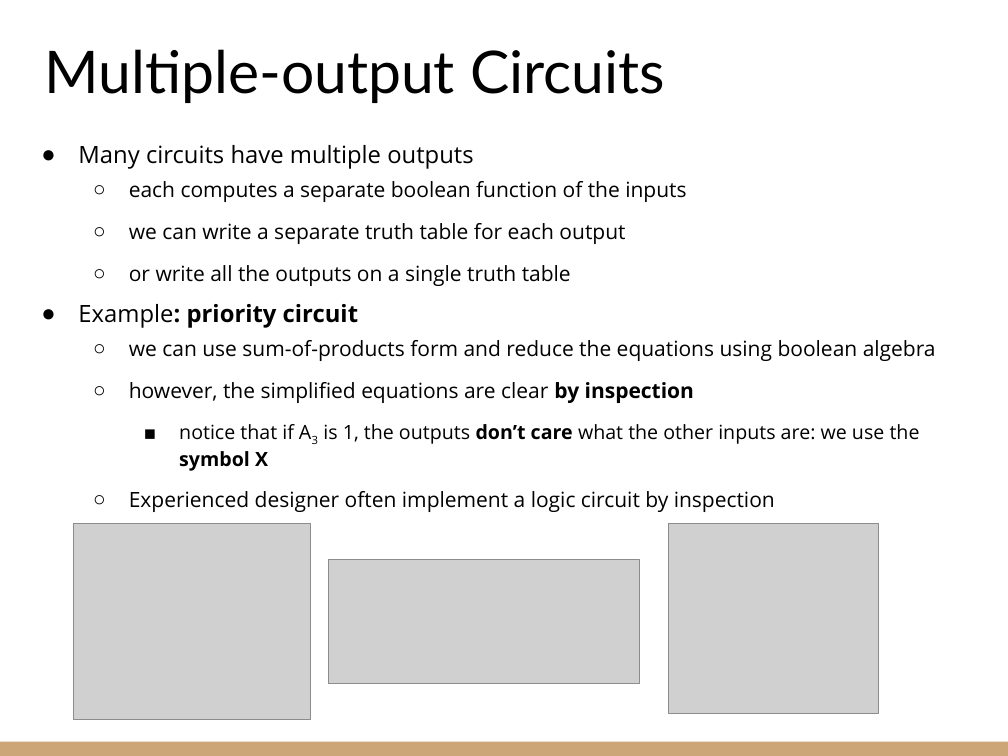
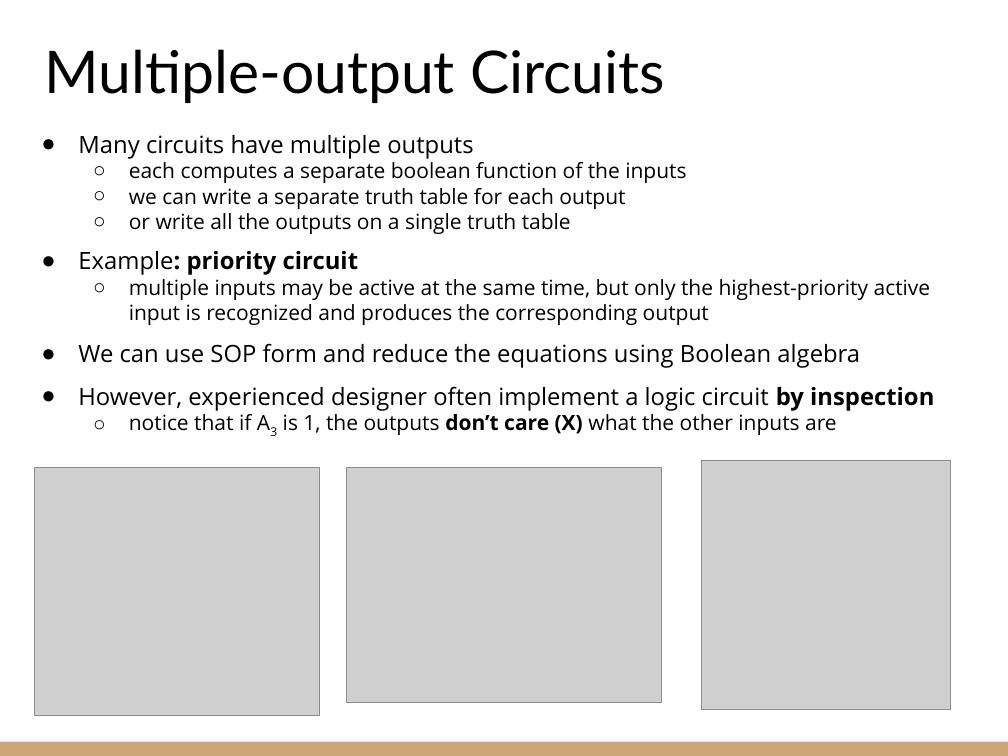
Before and after one commit to riccardoberta/esd, a slide deck: slide 23 of 05 - Boolean Algebra/slides.pptx. Drawn at 1008x756 pixels with LibreOffice and Linux fonts; fonts in the diff are those of the drawing; grey boxes stand for pictures; background and template pictures are left out. Boxes give left, top, right and bottom in pixels: in the first picture for what was removed or moved away, otherwise in the second. Text is boxed around its words. In the diff, an @@ line names an element or a change of style, - is before the commit and + after.

Commit message:
Boolean Algebra

```diff
--- a/05 - Boolean Algebra/slides.pptx
+++ b/05 - Boolean Algebra/slides.pptx
@@ text "Many circuits have multiple outputs": place and size @@
-text "Many circuits have multiple outputs" at bbox=[78, 145, 936, 512]
+text "Many circuits have multiple outputs" at bbox=[78, 135, 934, 435]
@@ text at bbox=[129, 158, 686, 234]: less space between paragraphs @@
@@ text at bbox=[78, 279, 934, 435]: text changed @@
-  ○ we can use sum-of-products form and reduce the equations using boolean algebra
-  ○ however, the simplified equations are clear by inspection
-    ■ notice that if A3 is 1, the outputs don’t care what the other inputs are: we use the symbol X
-  ○ Experienced designer often implement a logic circuit by inspection
+  ○ multiple inputs may be active at the same time, but only the highest-priority active input is recognized and produces the corresponding output
+● We can use SOP form and reduce the equations using Boolean algebra
+● However, experienced designer often implement a logic circuit by inspection
+  ○ notice that if A3 is 1, the outputs don’t care (X) what the other inputs are
@@ picture: place and size @@
-picture at bbox=[74, 523, 310, 719]
+picture at bbox=[34, 468, 320, 716]
@@ picture added at bbox=[347, 468, 662, 704] @@
@@ picture added at bbox=[701, 461, 951, 710] @@
@@ picture removed at bbox=[668, 523, 878, 714] @@
@@ picture removed at bbox=[329, 559, 639, 684] @@
```
Also in this commit, not shown: 22 other slides changed, 2 slides added, 6 slides removed, 7 other files.
